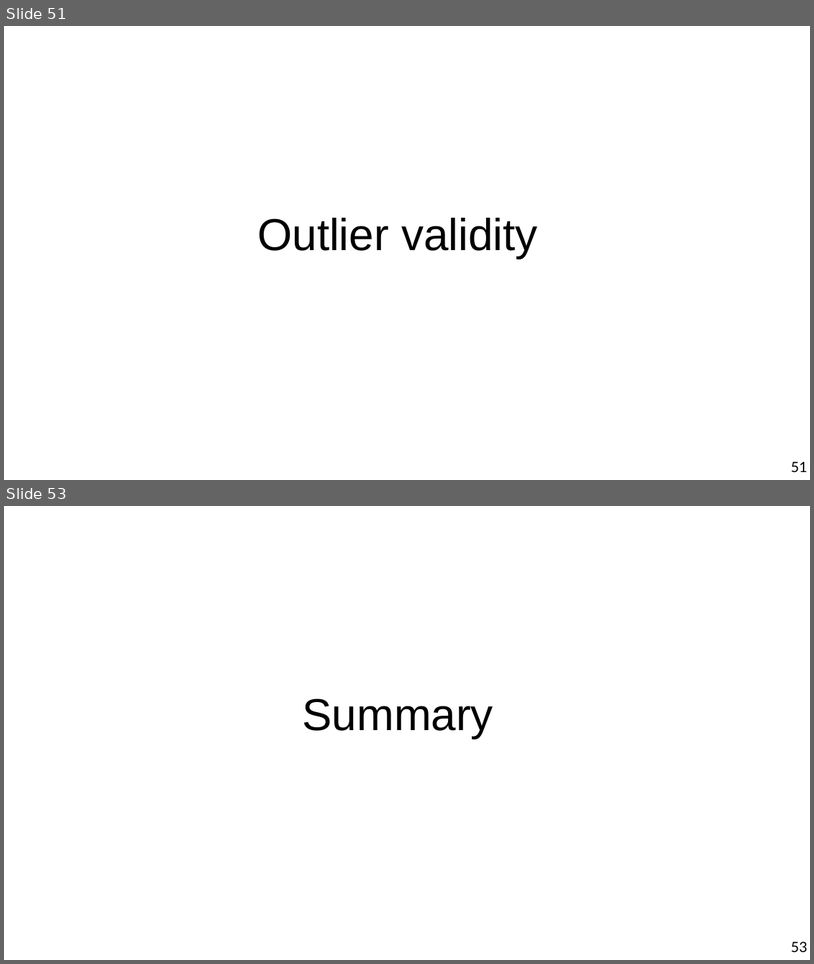
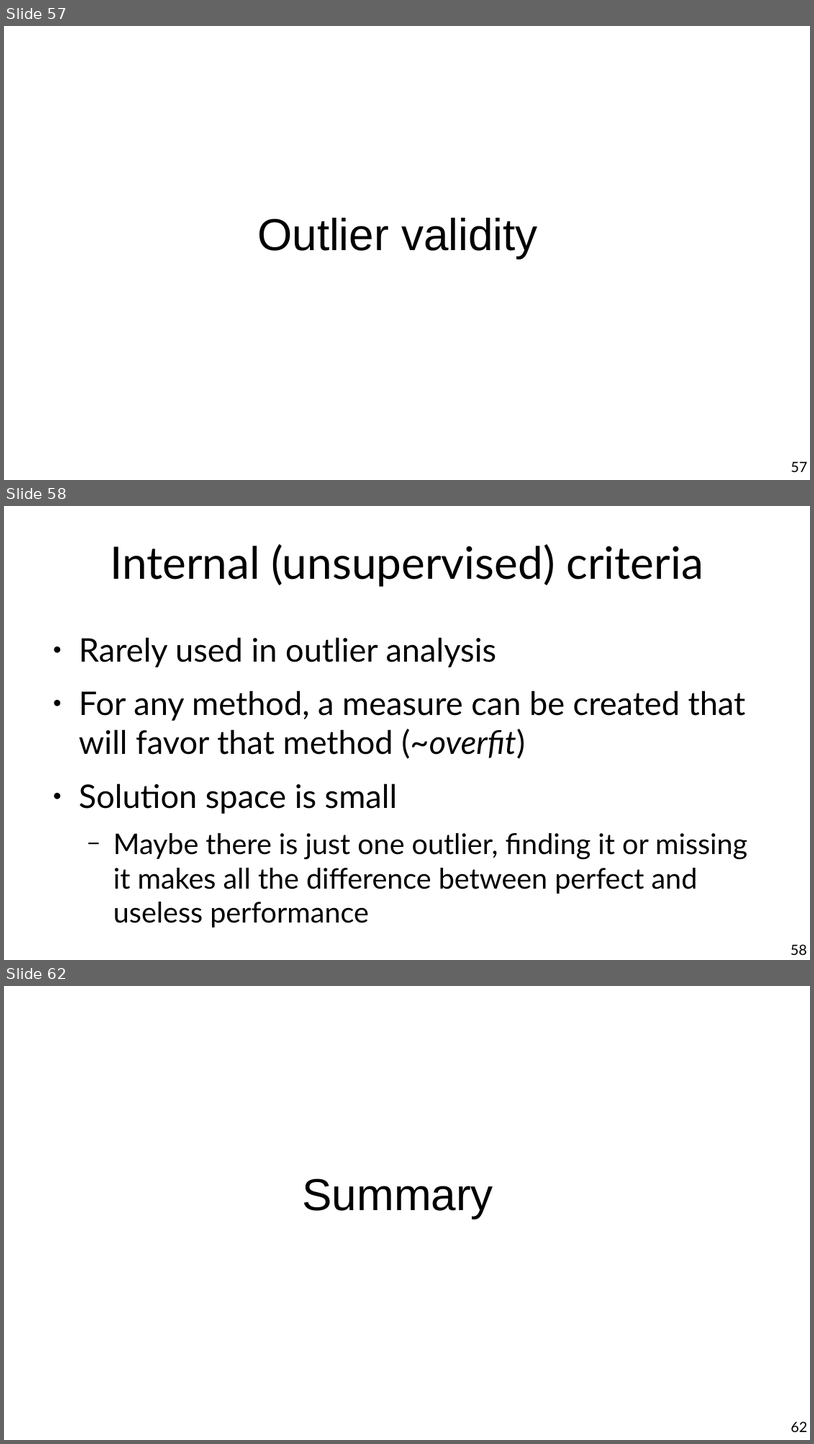
Before and after one commit to marco-calautti/data-mining-course, a slide deck: theory/tt09_outlier_detection.odp. Shown one above the other, each under a label of ours: slides 51 and 53 before the commit, slides 57, 58 and 62 after it; the slides between them are not shown. The pictures are 814x964 and 814x1444 pixels, drawn with LibreOffice and Linux fonts; fonts in the diff are those of the drawing. Boxes give left, top, right and bottom in pixels: in the first picture for what was removed or moved away, otherwise in the second. Text is boxed around its words. In the diff, an @@ line names an element or a change of style, - is before the commit and + after.

Commit message:
Done (just exercises missing)

```diff
--- a/theory/tt09_outlier_detection.odp
+++ b/theory/tt09_outlier_detection.odp
@@ slide 58 added at (4, 506, 810, 960), background #FFFFFF @@
@@ title added at (110, 544, 704, 587), 44 pt, text #000000 @@
+Internal (unsupervised) criteria
@@ text added at (79, 637, 748, 927), 32 pt, text #000000 @@
+● Rarely used in outlier analysis
+● For any method, a measure can be created that will favor that method (~overfit)
+● Solution space is small
+  − Maybe there is just one outlier, finding it or missing it makes all the difference between perfect and useless performance
@@ page number added at (791, 944, 808, 955), 14 pt, text #000000 @@
+58
@@ what was slide 51 is now slide 57 @@
@@ page number at (791, 462, 808, 472): text changed @@
-51
+57
@@ what was slide 53 is now slide 62 @@
@@ page number at (791, 1421, 808, 1432): text changed @@
-53
+62
```
Also in this commit, not shown: 10 slides changed, 9 other slides added, 1 slide removed.
